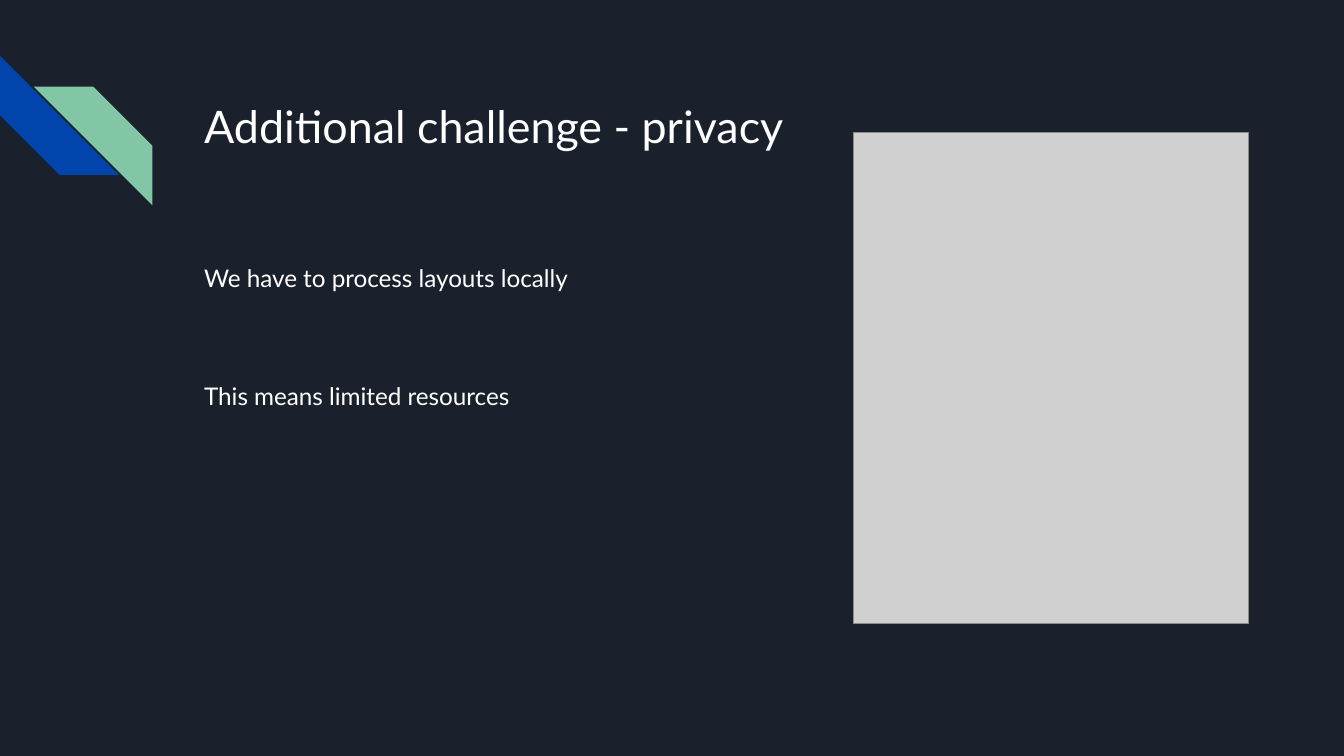
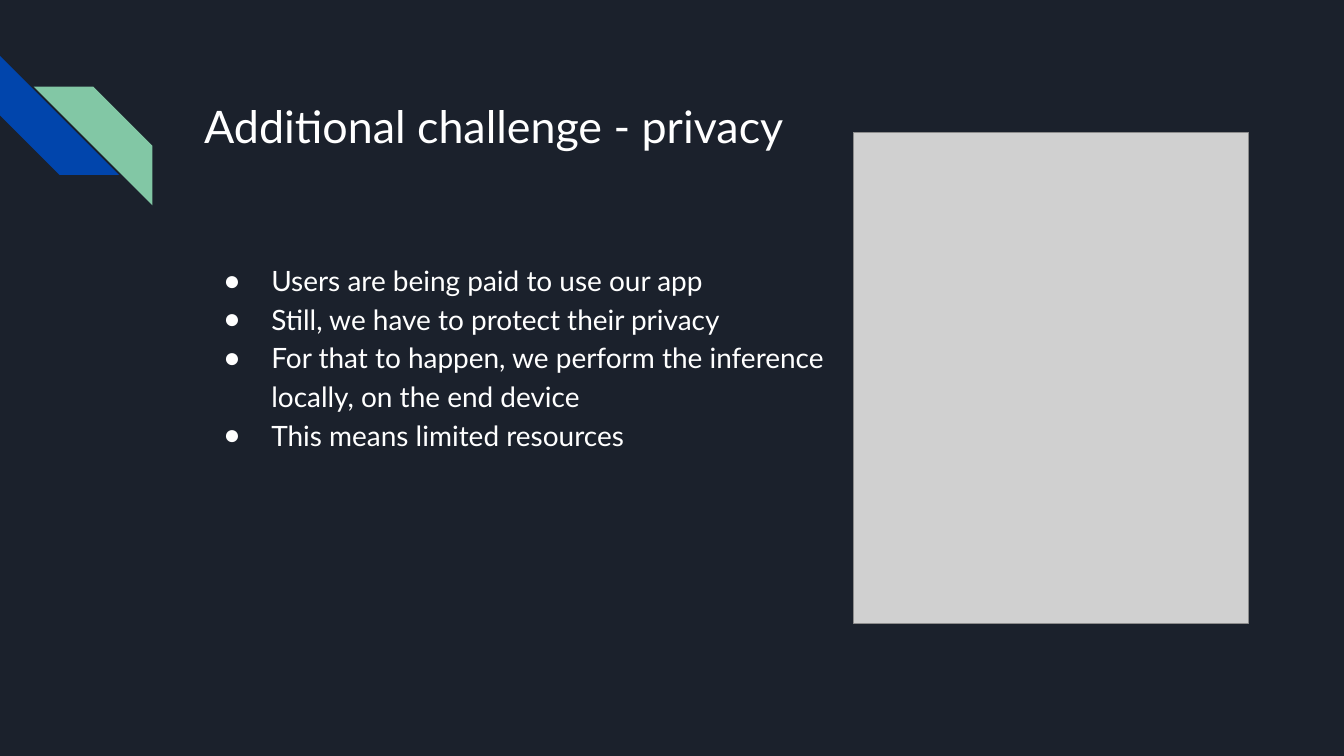
Before and after one commit to ZPP-MURMURAS/ZPP_Murmuras, a slide deck: slide 4 of docs/zpp_final_presentation.pptx (slide 3 before the commit). Drawn at 1344x756 pixels with LibreOffice and Linux fonts; fonts in the diff are those of the drawing; grey boxes stand for pictures. Boxes give left, top, right and bottom in pixels: in the first picture for what was removed or moved away, otherwise in the second. Text is boxed around its words. In the diff, an @@ line names an element or a change of style, - is before the commit and + after.

```diff
--- a/docs/zpp_final_presentation.pptx
+++ b/docs/zpp_final_presentation.pptx
@@ text at bbox=[271, 270, 824, 412]: text changed; size 13 to 15 pt @@
-We have to process layouts locally
+● Users are being paid to use our app
+● Still, we have to protect their privacy
+● For that to happen, we perform the inference locally, on the end device
@@ text at bbox=[271, 425, 624, 447]: size 13 to 15 pt in "This means limited resources"; bullet none to ●; less space between paragraphs @@
```
Also in this commit, not shown: 2 other slides changed, 3 slides added.
